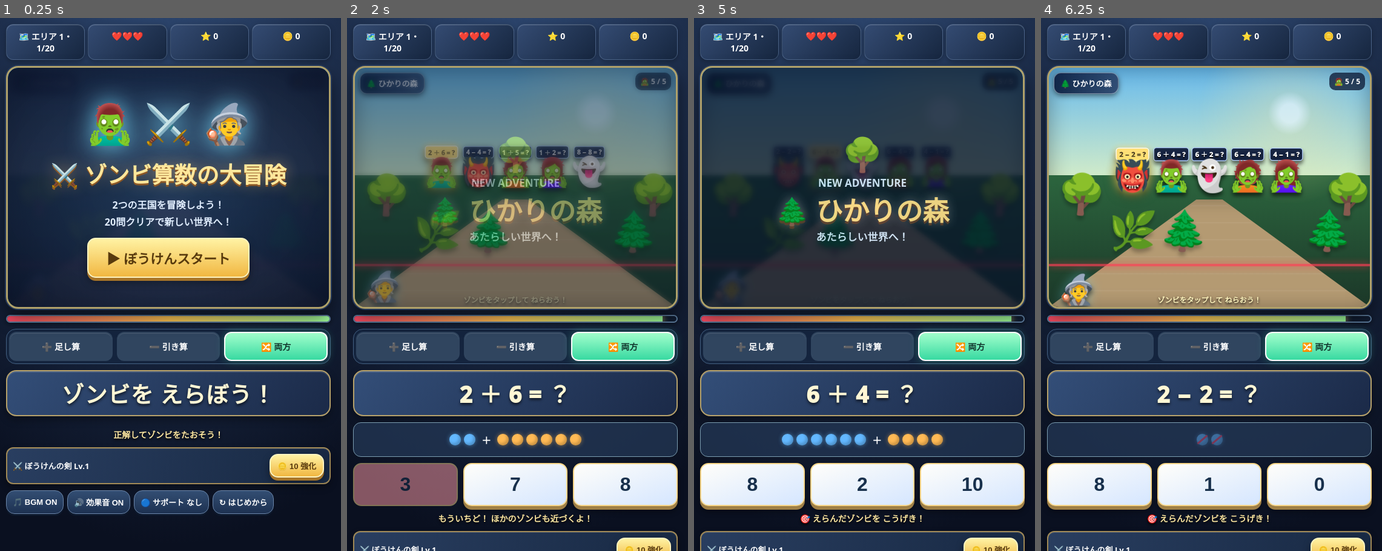
Above: before the commit, frames 1-4 (left to right).
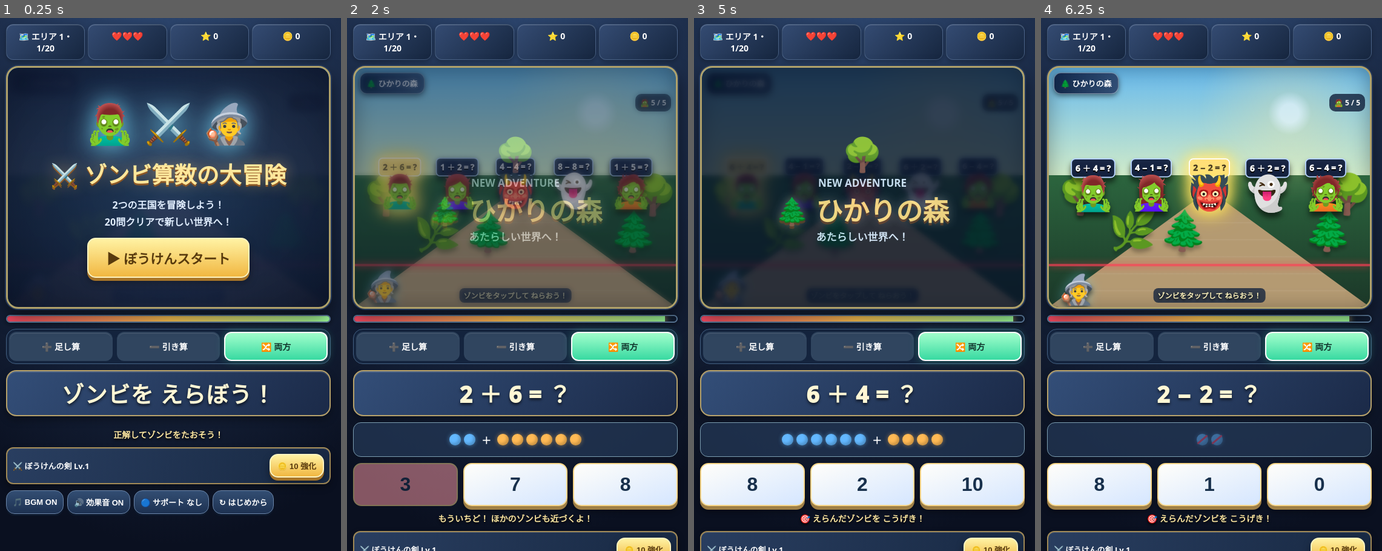
Above: after the commit, the same moments.

Repository: shopping-wash/zombie-math-game
Game: browser game, page index.html
The game is run twice, just before and just after one commit, with the same random seed, the same clock (stepped at 60 frames per second) and the same inputs.
Inputs (mouse positions are in pixels of both pictures, inside the frame that each line leads up to; where the layout moved, square brackets give the same spot in the first picture):
- Up to frame 1 (0.25 s): no input
- Up to frame 2 (2 s): click "▶ ぼうけんスタート" at 0.27 s; click "↻ はじめから" at 0.52 s; click "3" at 1.27 s; click "🔵 サポート なし" at 1.87 s
- Up to frame 3 (5 s): click "🪙 10 強化" at 2.02 s; click "➕ 足し算" at 2.47 s; click "➖ 引き算" at 3.07 s; click "🔀 両方" at 3.67 s; click (919, 183) [861, 161] at 4.27 s; click "🪙 10 強化" at 4.52 s; click (745, 183) [826, 167] at 4.87 s
- Up to frame 4 (6.25 s): click "8" at 5.47 s; click (1208, 188) [1133, 167] at 6.07 s

The runs differ from the first frame. In frame 2, 8.6% of the frame differs, in the area x 7-96%, y 10-57%; in frame 3, 2.0%; in frame 4, 9.9%.

Commit message:
Fix five-zombie visibility and continuous approach; emphasize answer-button projectile

Diff:
--- a/index.html
+++ b/index.html
@@ -2,7 +2,7 @@
 *{box-sizing:border-box}body{margin:0;background:#111b2e;color:#fff;font-family:system-ui,-apple-system,sans-serif}main …(5162 unchanged characters)…
 .scene.shake{animation:sceneShake .35s ease-out}.scene.boss-shake{animation:sceneShake .6s ease-out}@keyframes sceneSha …(2885 unchanged characters)…
 :root{--gold:#ffd46d;--mint:#68f5c4}body{background:radial-gradient(ellipse at 50% -20%,#314d79,#0a1020 70%);background …(6013 unchanged characters)…
-.enemy{display:none}.battlefield{position:absolute;inset:0;z …(2692 unchanged characters)… data-near="true"]){border-color:#ff6a7b}</style></head><body><main><div class="t …(1823 unchanged characters)…
+.enemy{display:none}.battlefield{position:absolute;inset:0;z …(2692 unchanged characters)… data-near="true"]){border-color:#ff6a7b} .battlefield{z-index:6}.mob{width:80px;min-height:104px}.mob .monster{font-size:60px}.mob .mobmath{font-size:15px;white-space:nowrap;padding:5px 6px}.scene .area{z-index:8}.scene .enemy-count{z-index:8;top:43px}.scene .targetline{z-index:8;background:#12233dc9;border-radius:8px;padding:3px 7px;bottom:7px}.answers button.firing{background:#fff9a1!important;box-shadow:0 0 0 7px #ffd54f99,0 0 35px 15px #ff9e36!important;animation:buttonFire .4s ease-out}.answer-beam{width:20px;height:20px;box-shadow:0 0 0 7px #ffec79,0 0 30px 18px #ffb432,0 0 70px 28px #ff613c;animation:beamFly .46s cubic-bezier(.12,.5,.18,1) forwards}@keyframes buttonFire{50%{transform:scale(1.15)}} .mob.selected{filter:drop-shadow(0 0 16px #ffdb4b)} .scene .hero{z-index:5} </style></head><body><main><div class="t …(1823 unchanged characters)…
 const $=id=>document.getElementById(id);let mode='both',support=false,musicOn=true,soundOn=true,active=false,life=3,correct=0,coins=0,weapon=1,selected=null,mobs=[],uid=0,raf=0,last=0,locked=false,epoch=0,audio=null,musicTimer=null,beat=0,spawnClock=0,stage=0;
 const addWorld=[['forest','🌲 ひかりの森','🌳','🌲','🌿'],['desert','🏜️ たいよう砂漠','🌵','🪨','🌴'],['sky','☁️ そらの神殿','☁️','🏛️','🌤️'],['crystal','💎 クリスタル谷','💎','🔮','✨']],subWorld=[['grave','🌙 おばけの墓地','🪦','🌲','🦇'],['lava','🌋 ほのおの洞窟','🌋','🔥','🪨'],['castle','🏰 まおうの城','🏰','🗼','🌑'],['abyss','🌌 やみの神殿','🕸️','🔮','🌑']];
 function initAudio(){try{audio=audio||new(window.AudioContext||window.webkitAudioContext)();if(audio.state==='suspended')audio.resume()}catch(e){}}
@@ -12,16 +12,16 @@
 function getWorld(){let z=Math.floor(correct/20),dark=mode==='sub'||(mode==='both'&&z%2===1);return(dark?subWorld:addWorld)[Math.floor(z/(mode==='both'?2:1))%4]}
 function worldUpdate(force=false){let w=getWorld();if(!force&&$('scene').dataset.world===w[0])return;$('scene').dataset …(498 unchanged characters)…
 function generate(){let a,b,op;if(mode==='add'||mode==='both'&&Math.random()<.5){a=1+Math.floor(Math.random()*6);b=1+Math.floor(Math.random()*(10-a));op='＋'}else{a=2+Math.floor(Math.random()*9);b=1+Math.floor(Math.random()*a);op='−'}return{a,b,op,ans:op==='＋'?a+b:a-b}}
-function spawn(){if(!active||mobs.length>=5)return;const q=g …(71 unchanged characters)… n));if(!lane.length)return;const n=lane[Math.floor(Math.random()*lane.length)],m={id,lane:n,progress:0,q,el:document. …(318 unchanged characters)…
-function place(m){const p=m.progress,scale=.55+p*1.3,spread=11+p*12,x=50+m.lane*spread,y=39+p*40;m.el.style.left=x+'%';m.el.style.top=y+'%';m.el.style.zIndex=String(4+Math.floor(p*10));m.el.style.setProperty('--scale',scale);m.el.dataset.near=String(p>.78)}
+function spawn(){if(!active||mobs.length>=5)return;const q=g …(71 unchanged characters)… n));if(!lane.length)return;const n=lane[0],m={id,lane:n,progress:0,q,el:document. …(318 unchanged characters)…
+function place(m){const p=m.progress,scale=.84+p*1.15,spread=18+p*1.4,x=50+m.lane*spread,y=48+p*29;m.el.style.left=x+'%';m.el.style.top=y+'%';m.el.style.zIndex=String(4+Math.floor(p*10));m.el.style.setProperty('--scale',scale);m.el.dataset.near=String(p>.78)}
 function dots(){const el=$('visual');el.hidden=!support;el.replaceChildren();if(!support||!selected)return;const q=sele …(392 unchanged characters)…
 function renderTarget(){mobs.forEach(m=>m.el.classList.toggle('selected',m===selected));if(!selected){$('problem').text …(494 unchanged characters)…
 function target(id){if(!active||locked)return;selected=mobs.find(m=>m.id===id)||null;renderTarget();sound(620);$('hint').textContent='🎯 えらんだゾンビを こうげき！'}
 function float(msg){let e=document.createElement('div');e.className='floating-text';e.textContent=msg;$('scene').append(e);setTimeout(()=>e.remove(),1000)}
 function explosion(m){const rect=$('scene').getBoundingClientRect(),mr=m.el.getBoundingClientRect(),x=mr.left+mr.width/ …(825 unchanged characters)…
-function answer(n,b){if(!active||locked||!selected)return;co …(514 unchanged characters)… ght/2)+'px');document.body.append(beam);sound(950);const e=epoch;setTimeout(()=>{beam.remove();if(!active||e!==epoch)return;explosion …(425 unchanged characters)…
+function answer(n,b){if(!active||locked||!selected)return;co …(514 unchanged characters)… ght/2)+'px');document.body.append(beam);b.classList.add('firing');sound(950);const e=epoch;setTimeout(()=>{beam.remove();b.classList.remove('firing');if(!active||e!==epoch)return;explosion …(425 unchanged characters)…
 function lose(m){m.el.remove();mobs=mobs.filter(x=>x!==m);if(selected===m)selected=null;life--;hud();float('💔 ハート -1'); …(419 unchanged characters)…
-function tick(t){if(!active)return;if(!last)last=t;let dt=Math.min(.07,(t-last)/1000);last=t;if(!locked){spawnClock+=dt;if(spawnClock>2.5&&mobs.length<5){spawnClock=0;spawn()}for(const m of [...mobs]){m.progress+=dt/Math.max(22,32-Math.floor(correct/20));place(m);if(m.p …(149 unchanged characters)…
+function tick(t){if(!active)return;if(!last)last=t;let dt=Math.min(.07,(t-last)/1000);last=t;{spawnClock+=dt;if(spawnClock>.45&&mobs.length<5){spawnClock=0;spawn()}for(const m of [...mobs]){m.progress+=dt/Math.max(28,38-Math.floor(correct/20));place(m);if(m.p …(149 unchanged characters)…
 function start(){initAudio();cancelAnimationFrame(raf);epoch++;active=true;locked=false;life=3;correct=0;coins=0;weapon …(210 unchanged characters)…
 $('start').addEventListener('click',start);$('reset').addEventListener('click',start);
 document.querySelectorAll('[data-mode]').forEach(b=>b.addEventListener('click',()=>{mode=b.dataset.mode;document.queryS …(232 unchanged characters)…
